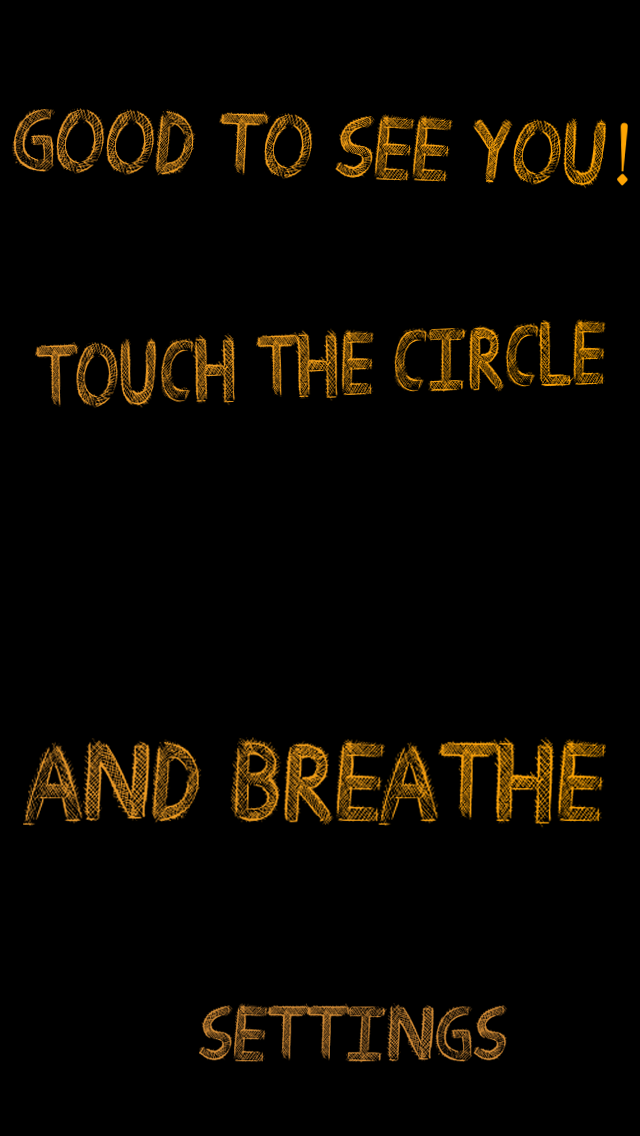
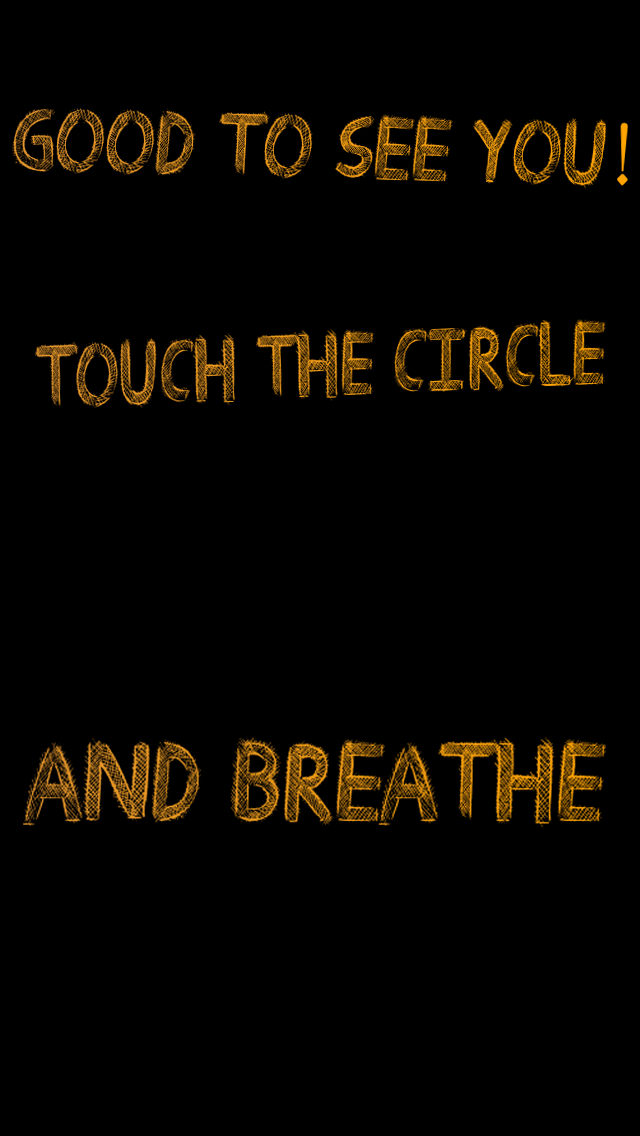
Before/after of a 640×1136 layered artwork. What changed in the layer stack:
removed layer "Ebene 10" over [199,1003,508,1063]
